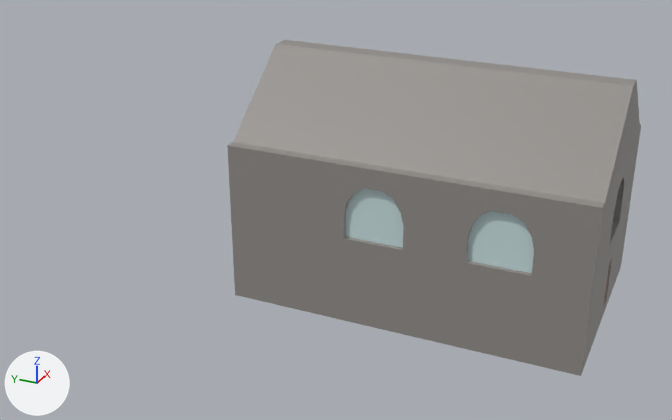
What one commit did to the FBX model Content/Assets/church_base.fbx.
Both versions are drawn from a 50 mm camera at (-3.62, -1.14, 1.74) aimed at (-0.15, 0.43, 0.01). Arrows for +X, +Y and +Z are at lower left; the lights stay in place. Where no turn or scale is listed for an object, it has been applied to the vertices.

Script lines for the objects in view, before the commit:
```python
me_mesh = bpy.data.meshes.new('Mesh')
me_mesh.from_pydata(...)  # 4824 vertices, 4741 faces; spans x -0.49..0.49, y -0.76..0.76, z -0.33..0.7
# faces by material slot: [227, 220, 76, 30, 4176, 12]
me_mesh.materials.append(mat_churchcolor)  # grey #928e8a
me_mesh.materials.append(mat_curtaincolor)  # brown #947238
me_mesh.materials.append(mat_curtainhang)  # grey #bcbcbc
me_mesh.materials.append(mat_placeholdercolor)  # beige #cda697
me_mesh.materials.append(mat_pillarcolor)  # dark purple #685b6e
me_mesh.materials.append(mat_window)  # light grey #c9dfe0
ob_group3 = bpy.data.objects.new('group3', me_mesh)
ob_group3.location = (0.0, 0.0, 0.0)
```
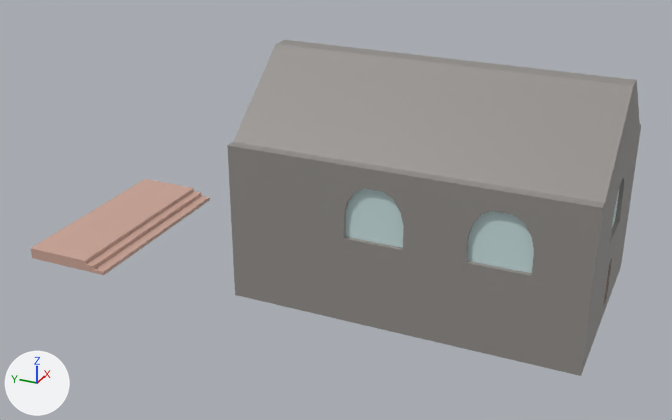
The newer file is also turned or shifted as a whole; pictures and numbers use the older file's frame.

Boxes (x1, y1, x2, y2) around the edits, measured in the pictures (672 x 420 px):
'group3', reshaped (47% wider): before (227, 40, 641, 376); after (31, 40, 641, 376)
part 1 of me_mesh, added: after (31, 179, 210, 275)
part 2 of me_mesh, added: after (612, 191, 619, 227)

Diff of the bpy script that builds the scene:
```diff
--- a/Content/Assets/church_base.fbx.py
+++ b/Content/Assets/church_base.fbx.py
@@ me_mesh @@
 me_mesh.from_pydata(...)  # 4824 vertices, 4741 faces; spans x -0.49..0.49, y -0.76..0.76, z -0.33..0.7
 # used by ob_group3; location = (0.0, 0.0, 0.0)
+# me_mesh part 1: the loose piece of 26 vertices spanning x -0.46..0.46, y 0.34..0.75, z -0.27..-0.22 is copied, and the copy is moved by (-0.21, 1.0, 0.0); it spans x -0.67..0.25, y 1.34..1.75, z -0.27..-0.22
+# me_mesh part 2: a new loose piece, a box spanning x -0.173..0.214, y -0.747..-0.736, z 0.007..0.31, in mat_window (light grey #c9dfe0)
 me_mesh.materials.append(mat_churchcolor)
```
